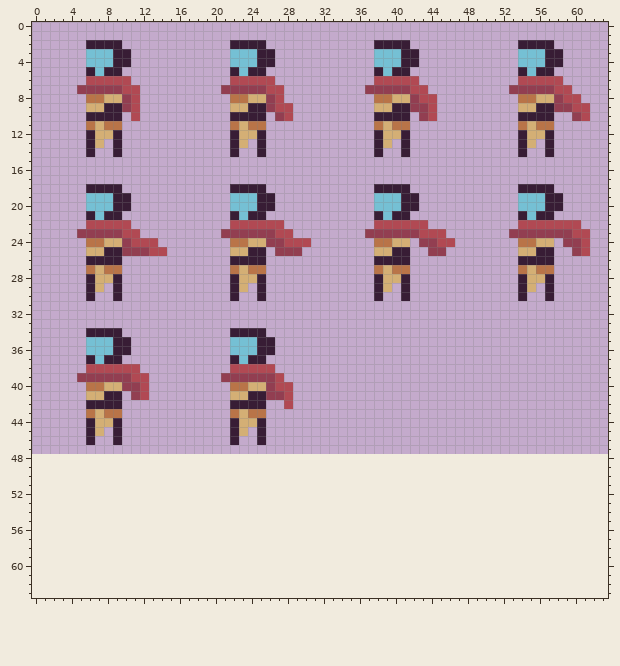
Pixel-art sprite: Assets/Sprites/Characters/player_idle.png. The picture above is the old version.
The file is 64x48 pixels. The old version is drawn lined up with the new one, on the new canvas.
The same view after the edit:
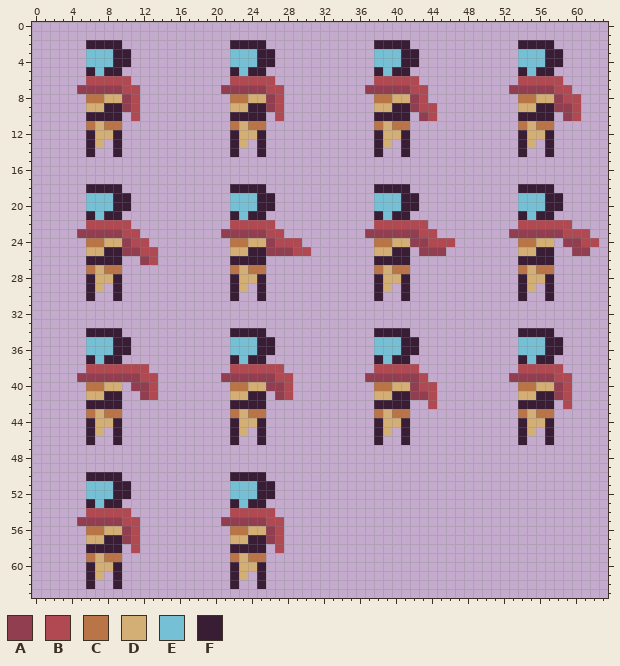
Palette (. is transparent): A #923e51  B #b14953  C #b97448  D #d4af75  E #75c0d4  F #381d35
Changes in this commit:
canvas 64x48 -> 64x64
@@ x 25..63 @@
  7 ABB.........AAAAABB.........AAAAABB....
- 8 DAB..........CCDDABB.........CCDDABB...
- 9 FABB.........DDFFAAB.........DDFFAABB..
-10 F.AB.........FFFF.AB.........FFFF..AB..
+ 8 DAB..........CCDDAB..........CCDDABB...
+ 9 FAB..........DDFFABB.........DDFFAAB...
+10 F.B..........FFFF.AB.........FFFF.AB...
 11 C............CDCC............CDCC......
@@ x 0..63 @@
 21 ......FEFF............FEFF............FEFF............FEFF......
-22 ......BBBBB...........BBBBBB..........BBBBBB..........BBBBBBB...
-23 .....AAAAABB.........AAAAAABB........AAAAAABBB.......AAAAAAABB..
-24 ......CCDDABBB........CCDDAABBB.......CCDD.AABB.......CCDD.AAB..
-25 ......DDFFAAABB.......DDFF.AAA........DDFF..AA........DDFF..AB..
-26 ......FFFF............FFFF............FFFF............FFFF......
+22 ......BBBBB...........BBBBB...........BBBBBB..........BBBBBB....
+23 .....AAAAABB.........AAAAABB.........AAAAAABB........AAAAAABBB..
+24 ......CCDDABB.........CCDDABBB........CCDDAABBB.......CCDD.AABB.
+25 ......DDFFAABB........DDFFAAABB.......DDFF.AAA........DDFF..AA..
+26 ......FFFF..AB........FFFF............FFFF............FFFF......
 27 ......CDCC............CDCC............CDCC............CDCC......
@@ x 0..63 @@
 33 ................................................................
-34 ......FFFF............FFFF......................................
-35 ......EEEFF...........EEEFF.....................................
-36 ......EEEFF...........EEEFF.....................................
-37 ......FEFF............FEFF......................................
-38 ......BBBBBB..........BBBBB.....................................
-39 .....AAAAAABB........AAAAAAB....................................
-40 ......CCDDAAB.........CCDDABB...................................
-41 ......DDFF.AB.........DDFFAAB...................................
-42 ......FFFF............FFFF..B...................................
-43 ......CDCC............CDCC......................................
-44 ......FDDF............FDDF......................................
-45 ......FD.F............FD.F......................................
-46 ......F..F............F..F......................................
+34 ......FFFF............FFFF............FFFF............FFFF......
+35 ......EEEFF...........EEEFF...........EEEFF...........EEEFF.....
+36 ......EEEFF...........EEEFF...........EEEFF...........EEEFF.....
+37 ......FEFF............FEFF............FEFF............FEFF......
+38 ......BBBBBBB.........BBBBBB..........BBBBB...........BBBBB.....
+39 .....AAAAAAABB.......AAAAAABB........AAAAAAB.........AAAAABB....
+40 ......CCDD.AAB........CCDDAAB.........CCDDABB.........CCDDAB....
+41 ......DDFF..AB........DDFF.AB.........DDFFAAB.........DDFFAB....
+42 ......FFFF............FFFF............FFFF..B.........FFFF.B....
+43 ......CDCC............CDCC............CDCC............CDCC......
+44 ......FDDF............FDDF............FDDF............FDDF......
+45 ......FD.F............FD.F............FD.F............FD.F......
+46 ......F..F............F..F............F..F............F..F......
 47 ................................................................
@@ x 3..29 @@
 49 ...........................
-50 ...........................
-51 ...........................
-52 ...........................
-53 ...........................
-54 ...........................
-55 ...........................
-56 ...........................
-57 ...........................
-58 ...........................
-59 ...........................
-60 ...........................
-61 ...........................
-62 ...........................
+50 ...FFFF............FFFF....
+51 ...EEEFF...........EEEFF...
+52 ...EEEFF...........EEEFF...
+53 ...FEFF............FEFF....
+54 ...BBBBB...........BBBBB...
+55 ..AAAAABB.........AAAAABB..
+56 ...CCDDAB..........CCDDAB..
+57 ...DDFFAB..........DDFFAB..
+58 ...FFFF.B..........FFFF.B..
+59 ...CDCC............CDCC....
+60 ...FDDF............FDDF....
+61 ...FD.F............FD.F....
+62 ...F..F............F..F....
 63 ...........................
